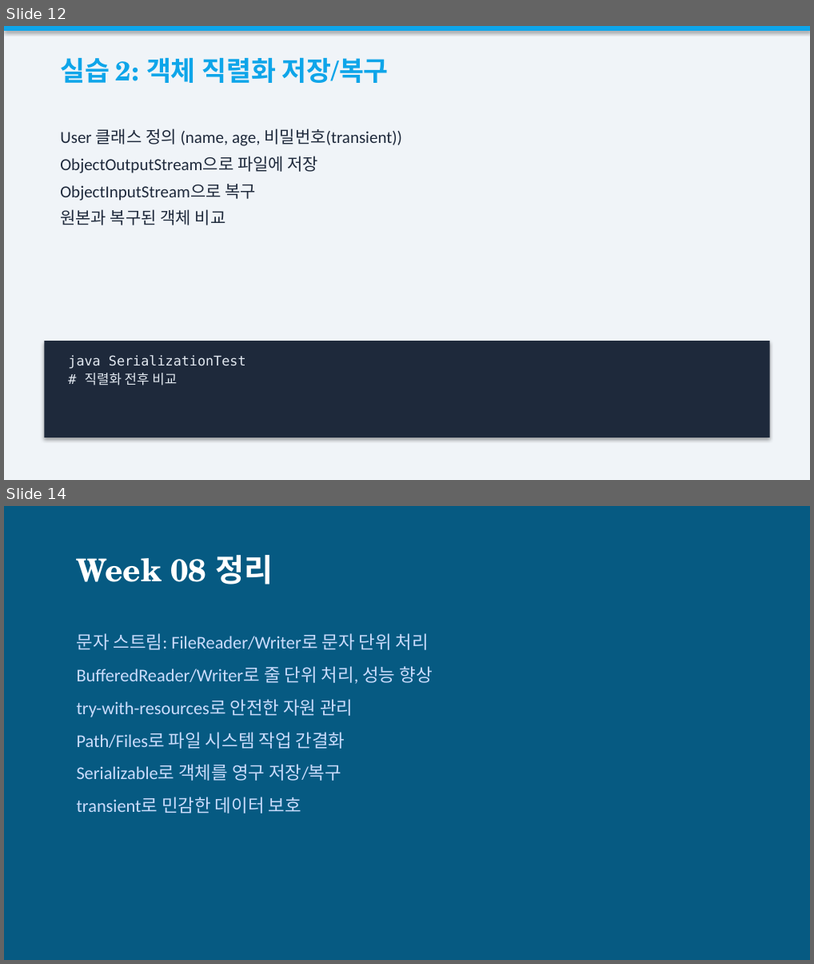
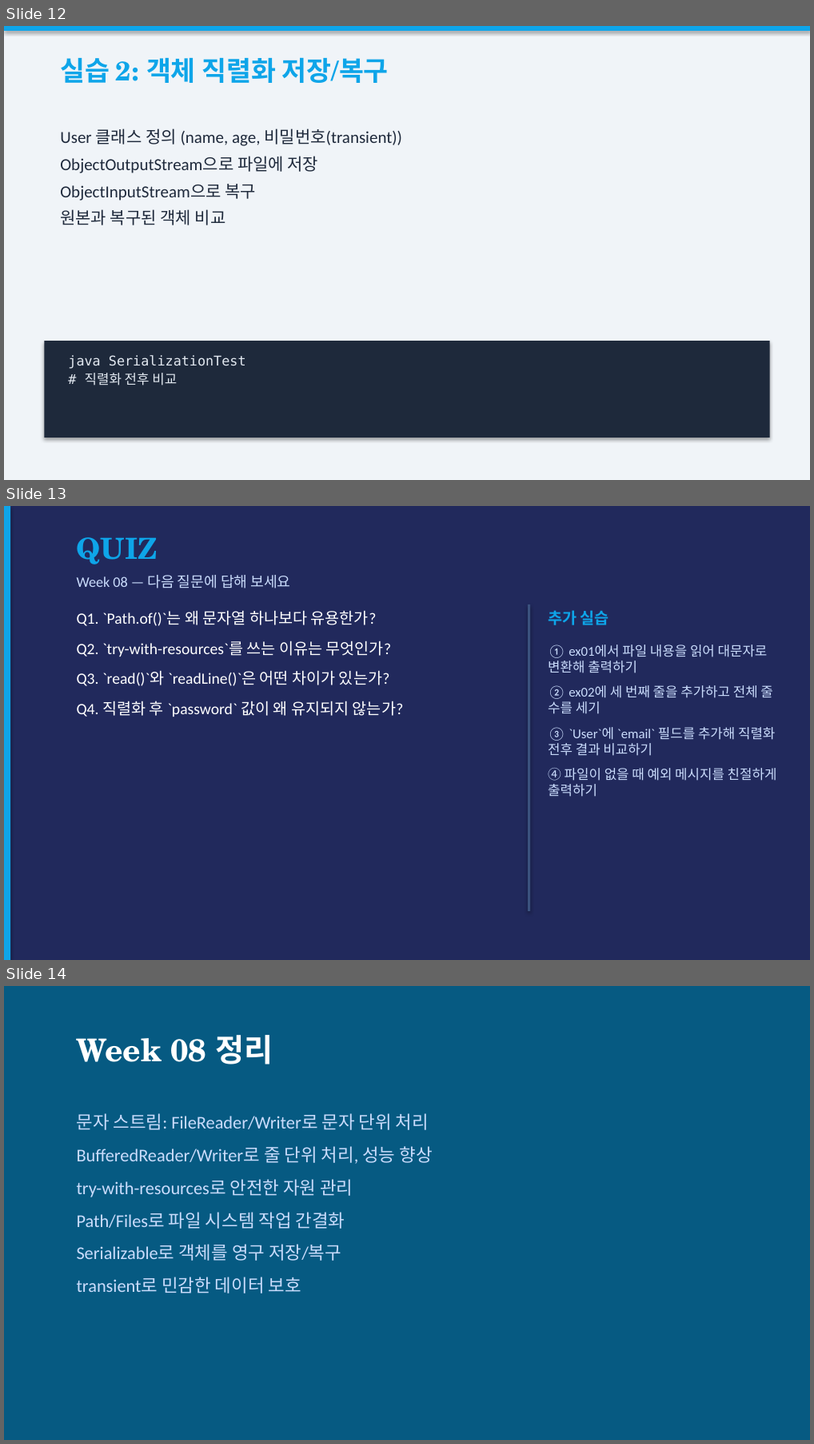
Before and after one commit to gbox3d/java_study, a slide deck: Week08_FileIOSerialization.pptx. Shown one above the other, each under a label of ours: slides 12 and 14 before the commit, slides 12, 13 and 14 after it; the slides between them are not shown. The pictures are 814x964 and 814x1444 pixels, drawn with LibreOffice and Linux fonts; fonts in the diff are those of the drawing. Boxes give left, top, right and bottom in pixels: in the first picture for what was removed or moved away, otherwise in the second. Text is boxed around its words. In the diff, an @@ line names an element or a change of style, - is before the commit and + after.

```diff
--- a/Week08_FileIOSerialization.pptx
+++ b/Week08_FileIOSerialization.pptx
@@ slide 13 added at box(4, 506, 810, 960), background #FFFFFF @@
@@ rectangle added at box(4, 506, 810, 959), fill #21295C @@
@@ rectangle added at box(4, 506, 10, 959), fill #0EA5E9 @@
@@ text added at box(77, 537, 158, 564), 26 pt, text #0EA5E9, bold @@
+QUIZ
@@ text added at box(77, 575, 291, 588), 13 pt, text #CADCFC @@
+Week 08 — 다음 질문에 답해 보세요
@@ text added at box(77, 610, 404, 716), 14 pt, text #FFFFFF @@
+Q1. `Path.of()`는 왜 문자열 하나보다 유용한가?
+Q2. `try-with-resources`를 쓰는 이유는 무엇인가?
+Q3. `read()`와 `readLine()`은 어떤 차이가 있는가?
+Q4. 직렬화 후 `password` 값이 왜 유지되지 않는가?
@@ rectangle added at box(528, 604, 530, 911), fill #3B527E @@
@@ text added at box(548, 610, 610, 625), 14 pt, text #0EA5E9, bold @@
+추가 실습
@@ text added at box(548, 644, 778, 796), 12 pt, text #CADCFC @@
+① ex01에서 파일 내용을 읽어 대문자로 변환해 출력하기
+② ex02에 세 번째 줄을 추가하고 전체 줄 수를 세기
+③ `User`에 `email` 필드를 추가해 직렬화 전후 결과 비교하기
+④ 파일이 없을 때 예외 메시지를 친절하게 출력하기
```
Also in this commit, not shown: 1 slide removed, 10 other files.
